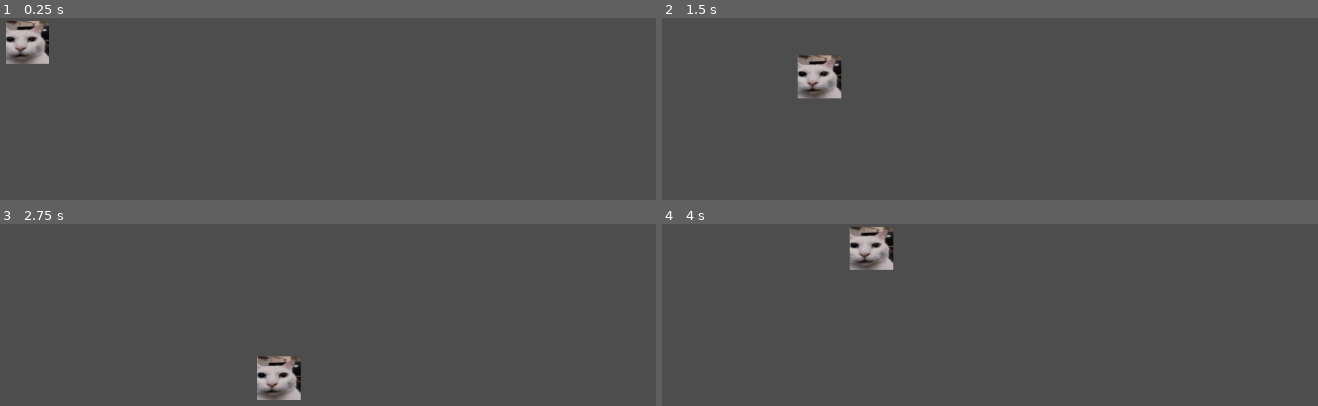
Above: before the commit, frames 1-4 (two rows, left to right).
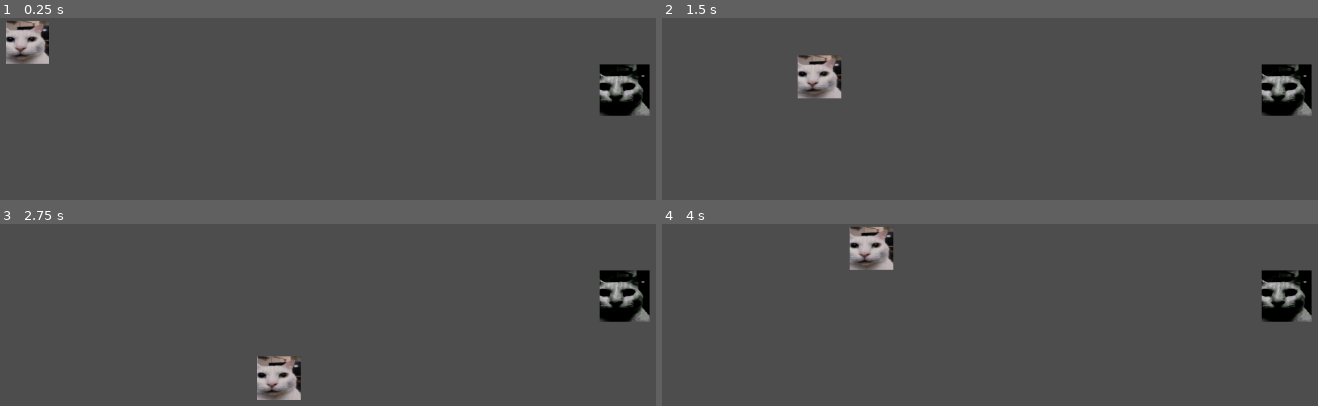
Above: after the commit, the same moments.

Repository: TRI-ADIC/arena-shooter-capstone-i
Game: Godot game, scene res://scenes/test_arena.tscn
Two runs of this game, one before a commit and one after it. Both use one fixed random seed, a clock stepped at 60 frames per second and the inputs below.
Inputs:
- Up to frame 1 (0.25 s): no input
- Up to frame 2 (1.5 s): tap Enter at 0.5 s; hold Right (ui_right) 0.53-1.28 s; hold Down (ui_down) from 1.28 s (still down)
- Up to frame 3 (2.75 s): release Down (ui_down) at 2.03 s; hold Right (ui_right) from 2.03 s (still down)
- Up to frame 4 (4 s): release Right (ui_right) at 2.78 s; hold Up (ui_up) 2.78-3.53 s; hold Left (ui_left) from 3.53 s (still down)

The runs differ from the first frame. In frame 1, 2.0% of the frame differs, in the area x 91-100%, y 25-54%; in frame 2, 2.0%; in frame 3, 2.0%; in frame 4, 2.0%.

Commit message:
Fixed all errors before playtesting

Diff:
--- a/scenes/enemy/enemy_base.tscn
+++ b/scenes/enemy/enemy_base.tscn
@@ -1,3 +1,20 @@
-[gd_scene format=3 uid="uid://de2yq4ply4tye"]
+[gd_scene load_steps=4 format=3 uid="uid://de2yq4ply4tye"]
+
+[ext_resource type="Script" uid="uid://dhvtm6eddq3mx" path="res://scripts/enemy_base.gd" id="1_qsge8"]
+[ext_resource type="Texture2D" uid="uid://u6ipo3rhsxee" path="res://assets/sprites/enemy_base_sprite_temp.jpg" id="1_un3sv"]
+
+[sub_resource type="RectangleShape2D" id="RectangleShape2D_un3sv"]
+size = Vector2(72, 74)
 
 [node name="EnemyBase" type="Node2D"]
+
+[node name="CharacterBody2D" type="CharacterBody2D" parent="."]
+position = Vector2(902, 104)
+script = ExtResource("1_qsge8")
+
+[node name="Sprite2D" type="Sprite2D" parent="CharacterBody2D"]
+scale = Vector2(0.105882354, 0.10588232)
+texture = ExtResource("1_un3sv")
+
+[node name="CollisionShape2D" type="CollisionShape2D" parent="CharacterBody2D"]
+shape = SubResource("RectangleShape2D_un3sv")
--- a/scripts/ai/state_attack.gd
+++ b/scripts/ai/state_attack.gd
@@ -13,7 +13,7 @@
 func physics_process(delta):
 	_time_since_last_shot += delta
 
-	var player = get_node_or_null("/root/Main/Player")
+	var player = owner.get_node_or_null("Player")
 	if not player:
 		return
 
--- a/scripts/ai/state_chase.gd
+++ b/scripts/ai/state_chase.gd
@@ -6,7 +6,7 @@
 @export var max_chase_distance : float = 800.0   # stop chasing if player gets too far
 
 func physics_process(delta):
-	var player = get_node_or_null("/root/Main/Player")
+	var player = owner.get_node_or_null("Player")
 	if not player:
 		return
 
--- a/scripts/ai/state_patrol.gd
+++ b/scripts/ai/state_patrol.gd
@@ -8,15 +8,22 @@
 var _current_index : int = 0
 
 func enter():
-	_current_index = randi() % patrol_points.size()
+	# Guard against an empty list – pick a safe default index
+	if patrol_points.is_empty():
+		_current_index = 0
+	else:
+		_current_index = randi() % patrol_points.size()
+
 
 func physics_process(delta):
-	if patrol_points.empty():
+	# Early‑out if there are no points to move toward
+	if patrol_points.is_empty():
 		return
 
-	var target = patrol_points[_current_index]
-	var direction = (target - owner.global_position).normalized()
+	var target : Vector2 = patrol_points[_current_index]
+	var direction : Vector2 = (target - owner.global_position).normalized()
 	owner.move_and_slide(direction * speed)
 
+	# Switch to the next waypoint when we’re close enough
 	if owner.global_position.distance_to(target) < 10.0:
 		_current_index = (_current_index + 1) % patrol_points.size()
